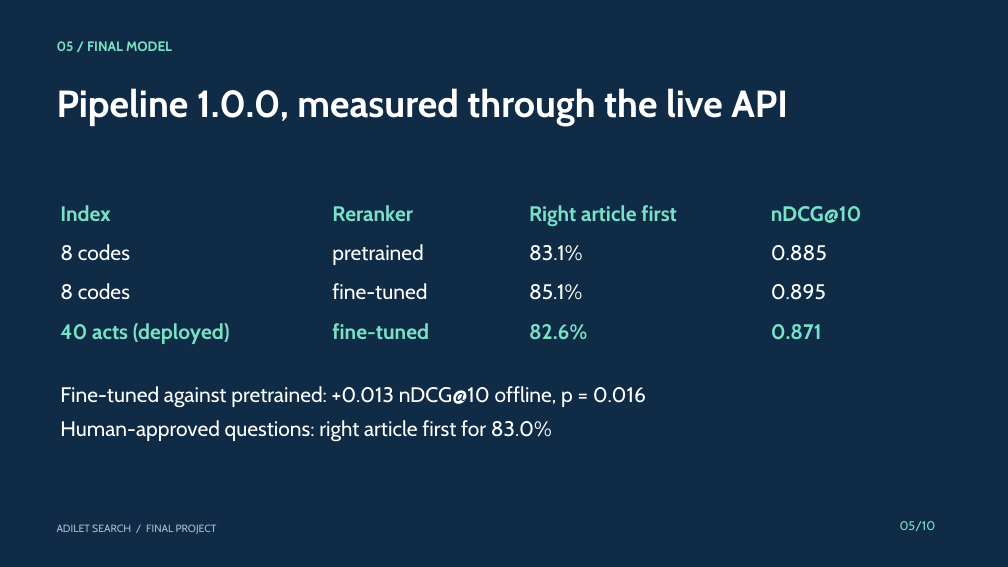
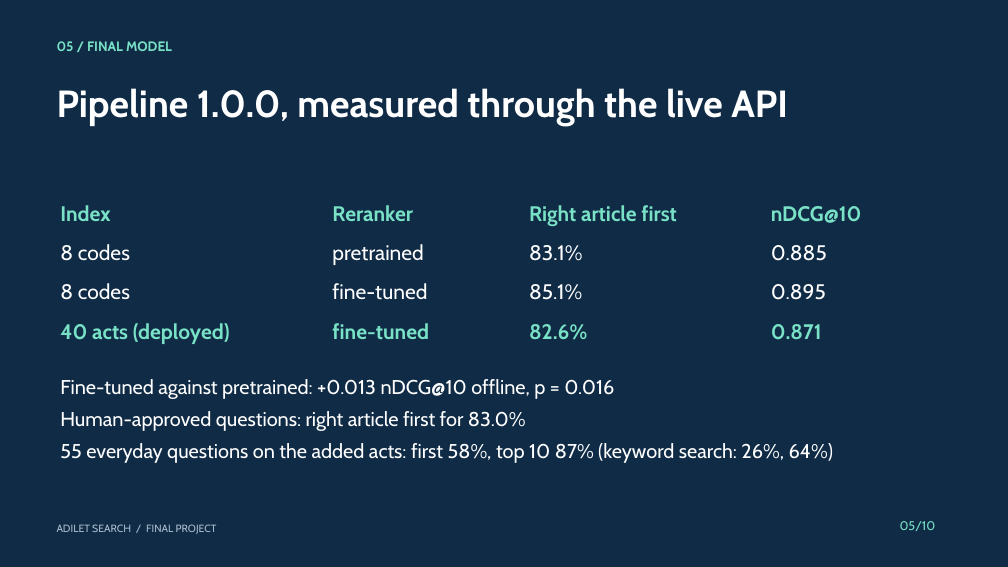
Before and after one commit to R0onen/adilet-search, a slide deck: slide 5 of docs/presentation/final_deck.pptx. Drawn at 1008x567 pixels with LibreOffice and Linux fonts; fonts in the diff are those of the drawing. Boxes give left, top, right and bottom in pixels: in the first picture for what was removed or moved away, otherwise in the second. Text is boxed around its words. In the diff, an @@ line names an element or a change of style, - is before the commit and + after.

Commit message:
docs: published reranker, everyday-question results, answer check with Kazakh, monitoring screenshot, deck

```diff
--- a/docs/presentation/final_deck.pptx
+++ b/docs/presentation/final_deck.pptx
@@ text "Fine-tuned against pretrained: +0.013 nDCG@10 ...": place and size @@
-text "Fine-tuned against pretrained: +0.013 nDCG@10 ..." at box(60, 386, 646, 442)
+text "Fine-tuned against pretrained: +0.013 nDCG@10 ..." at box(60, 379, 833, 463)
@@ text at box(60, 379, 614, 431): size 20 to 19 pt in "Fine-tuned against pretrained: +0.013 nDCG@10 offline, p ...", "Human-approved questions: right article first for 83.0%" @@
@@ text at box(60, 443, 833, 463): paragraph added @@
+55 everyday questions on the added acts: first 58%, top 10 87% (keyword search: 26%, 64%)
```
Also in this commit, not shown: 2 other slides changed, 13 other files.
